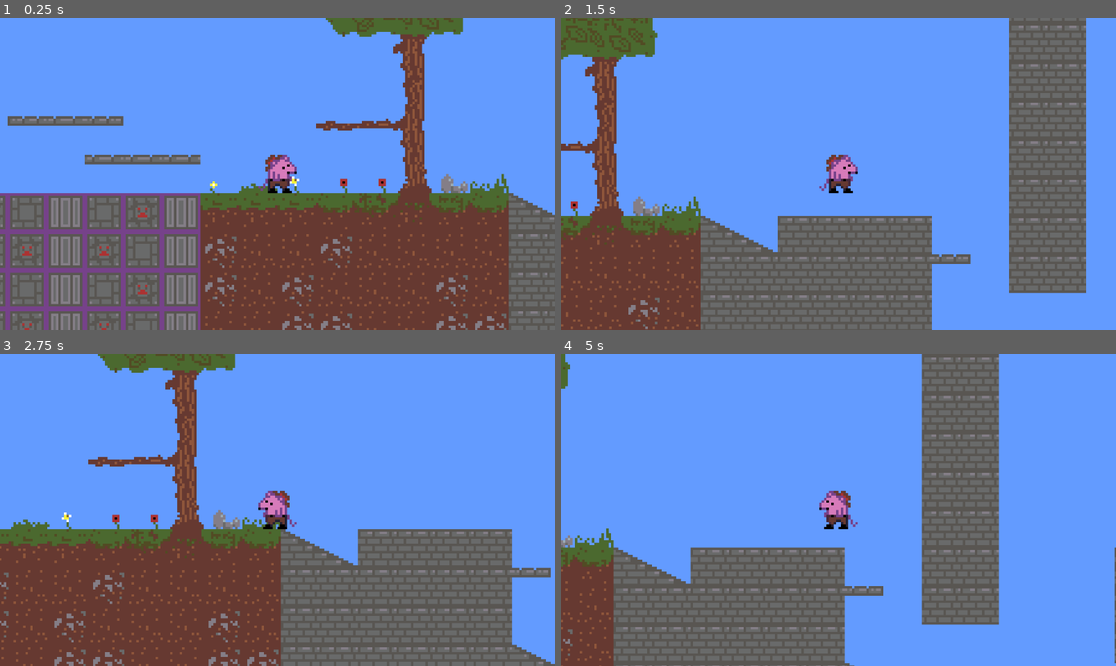
Above: before the commit, frames 1-4 (two rows, left to right).
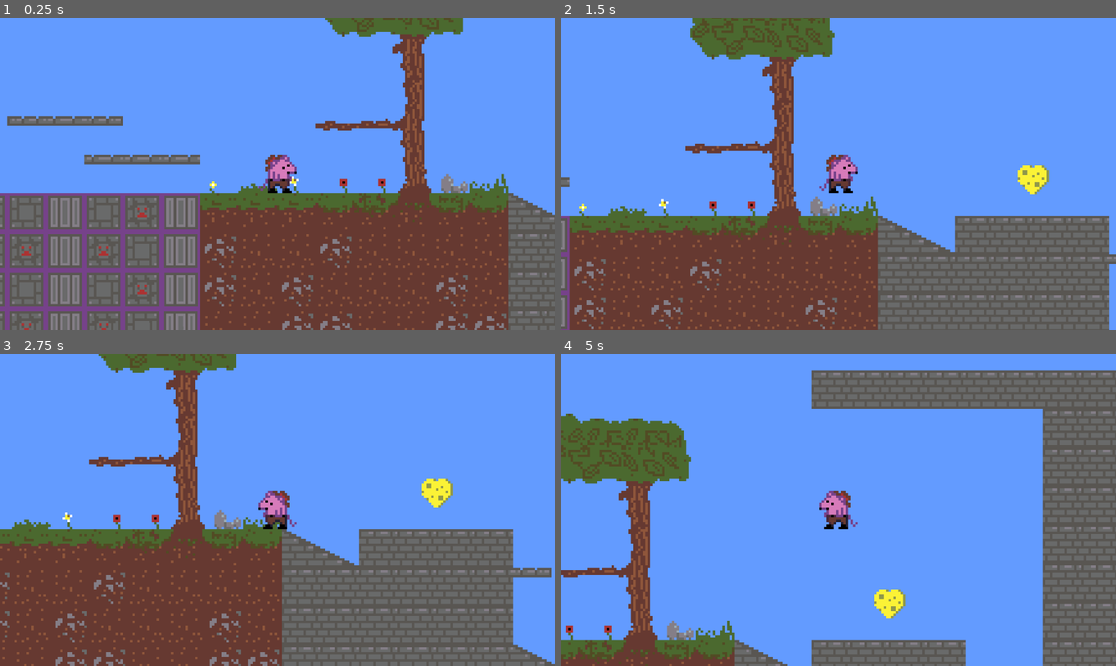
Above: after the commit, the same moments.

Repository: jyee0012/CMPT230-Game
Game: Godot game, scene res://Assets/Scenes/Levels/testlevel.tscn
Two runs of this game, one before a commit and one after it. Both use one fixed random seed, a clock stepped at 60 frames per second and the inputs below.
Inputs:
- Up to frame 1 (0.25 s): no input
- Up to frame 2 (1.5 s): tap Enter at 0.5 s; hold Right (right) from 0.53 s (still down); tap Shift (dash) at 0.6 s; tap Space (jump) at 0.77 s; tap A (grapple) at 1.35 s
- Up to frame 3 (2.75 s): tap Space (jump) at 1.52 s; release Right (right) at 2.03 s; hold Left (left) from 2.03 s (still down); tap Shift (dash) at 2.1 s
- Up to frame 4 (5 s): release Left (left) at 2.78 s; hold Right (right) 2.78-4.28 s; tap A (grapple) at 2.85, 4.35 s; tap Space (jump) at 3.02, 3.77, 4.52 s; tap Shift (dash) at 3.6 s; hold Left (left) from 4.28 s (still down)

The runs differ from the first frame. In frame 1, 1.7% of the frame differs, in the area x 0-99%, y 0-100%; in frame 2, 42%; in frame 3, 3.0%; in frame 4, 52%, in the area x 0-100%, y 0-100%.

Commit message:
items and textures
Added a new reusable item object that can easily be changed and placed around the scene
added new new textures for enemies and items
implemented boot item for unlocking dash

Diff:
--- a/cmpt230-game/Assets/Scenes/Entities/item.tscn
+++ b/cmpt230-game/Assets/Scenes/Entities/item.tscn
@@ -8,6 +8,7 @@
 
 [node name="Item" type="Node2D"]
 script = ExtResource("1_fp8bc")
+item = 1
 
 [node name="Sprite2D" type="Sprite2D" parent="."]
 texture = ExtResource("2_m7och")
--- a/cmpt230-game/Assets/Scenes/Entities/player.tscn
+++ b/cmpt230-game/Assets/Scenes/Entities/player.tscn
@@ -2,7 +2,7 @@
 
 [ext_resource type="Script" path="res://Assets/Scripts/DMovement.gd" id="1_g34sx"]
 [ext_resource type="Material" uid="uid://u1fm81ih6av4" path="res://Assets/Sprites/Playercharacter/flashmaterial.tres" id="2_4x2vb"]
-[ext_resource type="Texture2D" uid="uid://dlf286bbm53ah" path="res://Assets/Sprites/Enemies/Mousepants.png" id="2_k2547"]
+[ext_resource type="Texture2D" uid="uid://dlf286bbm53ah" path="res://Assets/Sprites/Playercharacter/Mousepants.png" id="2_k2547"]
 [ext_resource type="AudioStream" uid="uid://bqy0hd2mf56rn" path="res://Assets/audio/sound effects/dash.mp3" id="3_ui3ni"]
 [ext_resource type="Script" path="res://Assets/Scenes/Entities/PlayerCam.gd" id="4_p5o3m"]
 [ext_resource type="AudioStream" uid="uid://dbhe7jbgulshq" path="res://Assets/audio/sound effects/death.mp3" id="4_udpii"]
--- a/cmpt230-game/Assets/Scenes/Levels/GameData.gd
+++ b/cmpt230-game/Assets/Scenes/Levels/GameData.gd
@@ -14,5 +14,13 @@
 	pass
 
 
-func _on_item_collected() -> void:
+func _on_item_boot_collected() -> void:
 	emit_signal("dash_collect")
+
+
+func _on_item_health_collected() -> void:
+	print("nice health, but we aint implemented that yet")
+
+
+func _on_item_whip_collected() -> void:
+	print("nice whip, but we aint implemented that yet")
--- a/cmpt230-game/Assets/Scenes/Levels/prototype.tscn
+++ b/cmpt230-game/Assets/Scenes/Levels/prototype.tscn
@@ -4,7 +4,7 @@
 [ext_resource type="PackedScene" uid="uid://be2g5ama7hmuq" path="res://Assets/Scenes/Entities/Environment.tscn" id="2_2uoqs"]
 [ext_resource type="AudioStream" uid="uid://xy5m6egybai2" path="res://Assets/audio/sound effects/walking.mp3" id="2_x6cx1"]
 [ext_resource type="AudioStream" uid="uid://dbhe7jbgulshq" path="res://Assets/audio/sound effects/death.mp3" id="3_37als"]
-[ext_resource type="Texture2D" uid="uid://dlf286bbm53ah" path="res://Assets/Sprites/Enemies/Mousepants.png" id="3_wjn6m"]
+[ext_resource type="Texture2D" uid="uid://dlf286bbm53ah" path="res://Assets/Sprites/Playercharacter/Mousepants.png" id="3_wjn6m"]
 [ext_resource type="AudioStream" uid="uid://bqy0hd2mf56rn" path="res://Assets/audio/sound effects/dash.mp3" id="4_61c5h"]
 [ext_resource type="AudioStream" uid="uid://0oibpuq10ucc" path="res://Assets/audio/level/ancient forest demo.wav" id="4_wda4b"]
 
--- a/cmpt230-game/Assets/Scenes/Levels/testlevel.tscn
+++ b/cmpt230-game/Assets/Scenes/Levels/testlevel.tscn
@@ -10,6 +10,7 @@
 [ext_resource type="PackedScene" uid="uid://bxetfnay2pj7h" path="res://Assets/Scenes/Entities/item.tscn" id="7_tmcj8"]
 
 [node name="Node2D" type="Node2D"]
+position = Vector2(1, 0)
 
 [node name="GameData" parent="." instance=ExtResource("1_c856b")]
 DashUnlocked = true
@@ -19,7 +20,6 @@
 z_index = 1
 floor_constant_speed = true
 floor_snap_length = 9.0
-maxDashes = 1
 
 [node name="walk" type="AudioStreamPlayer" parent="Player"]
 stream = ExtResource("2_yajee")
@@ -52,6 +52,9 @@
 
 [node name="Item" parent="." instance=ExtResource("7_tmcj8")]
 position = Vector2(1599, 0)
+item = 2
 
 [connection signal="dash_collect" from="GameData" to="Player" method="_on_game_data_dash_collect"]
-[connection signal="collected" from="Item" to="GameData" method="_on_item_collected"]
+[connection signal="boot_collected" from="Item" to="GameData" method="_on_item_boot_collected"]
+[connection signal="health_collected" from="Item" to="GameData" method="_on_item_health_collected"]
+[connection signal="whip_collected" from="Item" to="GameData" method="_on_item_whip_collected"]
--- a/cmpt230-game/Assets/Scripts/item.gd
+++ b/cmpt230-game/Assets/Scripts/item.gd
@@ -1,8 +1,31 @@
 extends Node2D
 
-signal collected
+signal boot_collected
+signal whip_collected
+signal health_collected
+
+enum type {boot, whip, health}
+
+@export var item: type
+
+@onready var sprite = $Sprite2D
+
+func _ready() -> void:
+	match  item:
+		type.boot:
+			sprite.texture = load("res://Assets/Sprites/Items/boot.png")
+		type.whip:
+			sprite.texture = load("res://Assets/Sprites/Items/whip.png")
+		type.health:
+			sprite.texture = load("res://Assets/Sprites/Items/cheeseheart.png")
 
 func _on_area_2d_area_entered(area: Area2D) -> void:
-	print("send a signal")
-	emit_signal("collected")
+	match item:
+		type.boot:
+			emit_signal("boot_collected")
+		type.whip:
+			emit_signal("whip_collected")
+		type.health:
+			emit_signal("health_collected")
+
 	queue_free()
Binary file added: cmpt230-game/Assets/Sprites/Enemies/MobCat.png
Not shown, added: cmpt230-game/Assets/Sprites/Enemies/MobCat.png.import
Renamed: cmpt230-game/Assets/Sprites/Playercharacter/Smallman.png -> cmpt230-game/Assets/Sprites/Enemies/Smallman.png
Not shown, added: cmpt230-game/Assets/Sprites/Enemies/Smallman.png.import
Binary file added: cmpt230-game/Assets/Sprites/Enemies/devilcow.png
Not shown, added: cmpt230-game/Assets/Sprites/Enemies/devilcow.png.import
Binary file added: cmpt230-game/Assets/Sprites/Enemies/smallspacebun.png
Not shown, added: cmpt230-game/Assets/Sprites/Enemies/smallspacebun.png.import
Binary file added: cmpt230-game/Assets/Sprites/Items/cheeseheart.png
Not shown, changed: cmpt230-game/Assets/Sprites/Items/cheeseheart.png.import
Renamed: cmpt230-game/Assets/Sprites/Enemies/Mousepants.png -> cmpt230-game/Assets/Sprites/Playercharacter/Mousepants.png
Not shown, changed: cmpt230-game/Assets/Sprites/Playercharacter/Mousepants.png.import
